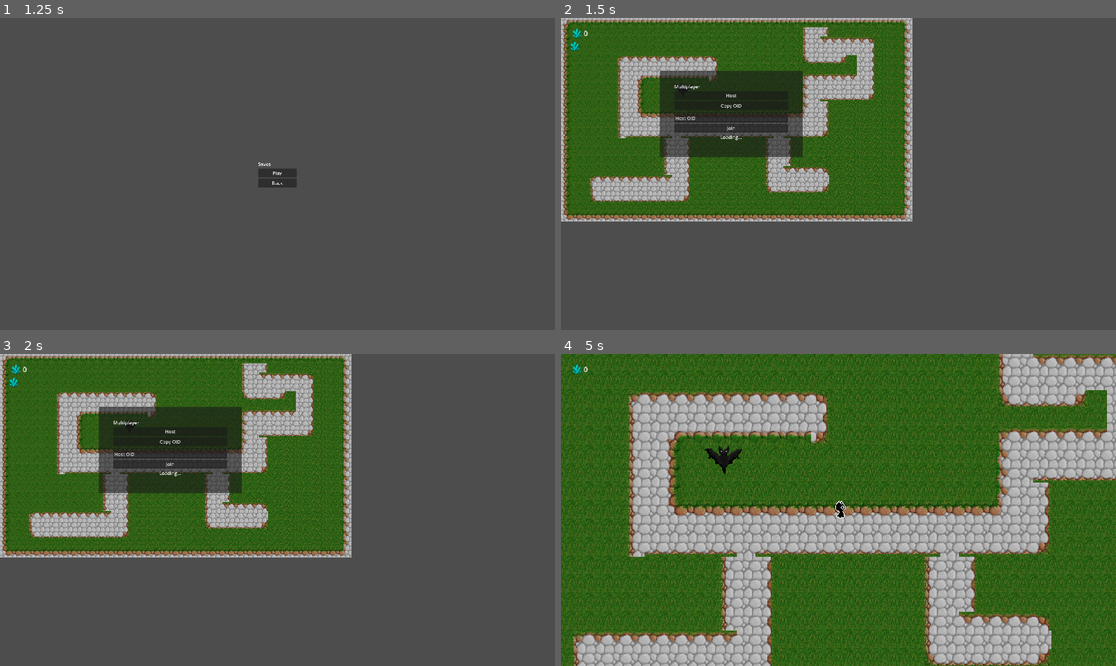
Above: before the commit, frames 1-4 (two rows, left to right).
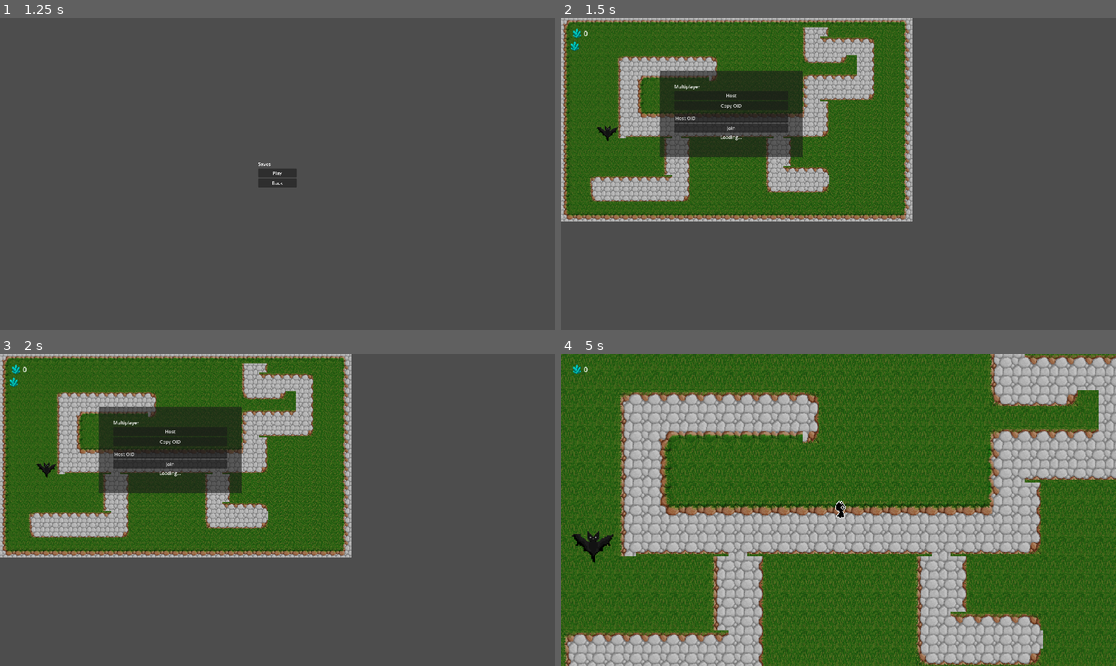
Above: after the commit, the same moments.

Repository: royalcaster/split-souls
Game: Godot game, scene res://scenes/ui/MainMenu.tscn
The game is run twice, just before and just after one commit, with the same random seed, the same clock (stepped at 60 frames per second) and the same inputs.
Inputs:
- Up to frame 1 (1.25 s): click "Play" at 0.5 s
- Up to frame 2 (1.5 s): click "Play" at 1.25 s
- Up to frame 3 (2 s): no input
- Up to frame 4 (5 s): click "Host" at 2 s; hold Right (move_right) 2.78-3.53 s; hold S (move_down) 3.53-4.28 s; hold Right (move_right) from 4.28 s (still down)

Frame 1 is identical in both runs. In frame 2, 0.1% of the frame differs, in the area x 6-24%, y 20-40%; in frame 3, less than 0.1%; in frame 4, 40%, in the area x 0-100%, y 0-100%.

Commit message:
Start implementation battle system
Gegner Bat verfolgt nur Spieler 1

Diff:
--- a/scenes/enemies/enemie_bat.tscn
+++ b/scenes/enemies/enemie_bat.tscn
@@ -39,6 +39,10 @@
 "speed": 5.0
 }]
 
+[sub_resource type="CapsuleShape2D" id="CapsuleShape2D_ayue0"]
+radius = 14.0
+height = 50.0
+
 [node name="EnemieBat" type="CharacterBody2D"]
 script = ExtResource("1_ayue0")
 
@@ -47,3 +51,7 @@
 scale = Vector2(2.25, 2.25)
 sprite_frames = SubResource("SpriteFrames_bepsl")
 animation = &"bat_movement"
+
+[node name="CollisionShape2D" type="CollisionShape2D" parent="."]
+position = Vector2(0, -4)
+shape = SubResource("CapsuleShape2D_ayue0")
--- a/scenes/game/Game.tscn
+++ b/scenes/game/Game.tscn
@@ -2418,6 +2418,7 @@
 spawn_path = NodePath("..")
 
 [node name="EnemieBat" parent="." instance=ExtResource("3_vrspl")]
+visible = false
 position = Vector2(410, 249)
 scale = Vector2(0.9, 0.9)
 
--- a/scenes/player/player_1.tscn
+++ b/scenes/player/player_1.tscn
@@ -17,7 +17,7 @@
 
 [sub_resource type="CapsuleShape2D" id="CapsuleShape2D_gok7g"]
 
-[node name="Player1" type="CharacterBody2D"]
+[node name="Player1" type="CharacterBody2D" groups=["players"]]
 collision_mask = 3
 script = ExtResource("1_hvohr")
 player_1_frames = ExtResource("2_hvohr")
--- a/src/Game.gd
+++ b/src/Game.gd
@@ -6,11 +6,12 @@
 @onready var tilemap = $MapContainer/TileMap
 const PLAYER = preload("res://scenes/player/player_1.tscn")
 const CRYSTAL = preload("res://scenes/game/Crystal.tscn")
+const ENEMY = preload("res://scenes/enemies/enemie_bat.tscn")
 
 var peer = ENetMultiplayerPeer.new()
 var players: Array[Player] = []
 
-# tile positions -> are multiplied by 16 later to get pixel positions
+# Tile-Koordinaten (werden mit 16 multipliziert)
 var crystal_positions: Array[Vector2] = [
 	Vector2(3, 6),
 	Vector2(5, 8),
@@ -18,11 +19,26 @@
 	Vector2(2, 8)
 ]
 
+var enemy_positions: Array[Vector2] = [
+	Vector2(10, 25),
+	Vector2(15, 22),
+	Vector2(20, 18)
+]
+
 func _ready():
 	spawn_crystal(0, crystal_positions[0])
+
+	if multiplayer.is_server():
+		spawn_enemy(0, enemy_positions[0])  # Nur der Server spawnt Gegner
+
 	$MultiplayerSpawner.spawn_function = add_player
 	await MultiplayerServer.noray_connected
-	oid_lbl.text = Noray.oid
+
+	var oid_node = get_node_or_null("Multiplayer/VBoxContainer/OID")
+	if oid_node:
+		oid_node.text = Noray.oid
+	else:
+		print("WARNUNG: Knoten 'OID' nicht gefunden!")
 
 func _process(delta):
 	if get_node_or_null("SettingsMenu") == null:
@@ -43,15 +59,18 @@
 	multiplayer.peer_connected.connect(
 		func(pid):
 			print("Peer " + str(pid) + " has joined the game!")
-			$MultiplayerSpawner.spawn(pid)
+			$MultiplayerSpawner.spawn(pid)  # spawn für jeden neuen Peer
 	)
+
+	# Spawn den Host-Player explizit nur hier einmal
 	$MultiplayerSpawner.spawn(multiplayer.get_unique_id())
+
 	multiplayer_ui.hide()
+
 
 func _on_join_pressed():
 	MultiplayerServer.join(oid_input.text)
 	multiplayer_ui.hide()
-
 
 func _on_copy_oid_pressed() -> void:
 	DisplayServer.clipboard_set(Noray.oid)
@@ -78,3 +97,15 @@
 	$Hud.update_crystal_score(value)
 	print("collected crystal")
 	spawn_crystal(value + 1, crystal_positions[value])
+
+func spawn_enemy(index: int, pos: Vector2):
+	if index < enemy_positions.size():
+		var enemy_instance = ENEMY.instantiate()
+		enemy_instance.global_position = pos * 16
+		add_child(enemy_instance)
+		print("Spawned enemy at tile ", pos)
+
+# Optional: spawnt alle Gegner direkt (z.B. bei Spielstart oder Wellen)
+func spawn_all_enemies():
+	for i in enemy_positions.size():
+		spawn_enemy(i, enemy_positions[i])
--- a/src/enemie_bat.gd
+++ b/src/enemie_bat.gd
@@ -1,15 +1,48 @@
 extends CharacterBody2D
 
-# Parameter für die Bewegung
-@export var amplitude: float = 50.0     # Wie weit die Fledermaus nach links/rechts fliegt
-@export var frequency: float = 0.2      # Wie schnell sie schwingt
-var start_position: Vector2             # Startpunkt merken
-var time_passed: float = 0.0            # Zeit für den Sinus
+# Sinusbewegung
+@export var amplitude: float = 50.0
+@export var frequency: float = 1.0
+
+# Spieler-Verfolgung
+@export var aggro_distance: float = 150.0
+@export var speed: float = 75.0
+
+var player: Node2D = null
+var start_position: Vector2
+var time_passed: float = 0.0
 
 func _ready():
 	start_position = global_position
-	$AnimatedSprite2D.play("bat_movement")
+
+	if $AnimatedSprite2D.sprite_frames.has_animation("bat_movement"):
+		$AnimatedSprite2D.play("bat_movement")
 
 func _process(delta):
-	time_passed += delta
-	global_position.x = start_position.x + sin(time_passed * frequency * TAU) * amplitude
+	# Falls Spieler noch nicht gefunden wurde, regelmäßig neu prüfen
+	if player == null:
+		player = get_tree().get_first_node_in_group("players")
+		if player != null:
+			print("✅ Spieler gefunden: ", player.name)
+
+func _physics_process(delta):
+	if not player:
+		return
+
+	var distance = global_position.distance_to(player.global_position)
+
+	if distance <= aggro_distance:
+		# Spieler verfolgen
+		var direction = (player.global_position - global_position).normalized()
+		velocity = direction * speed
+	else:
+		# Sinusbewegung nur in X-Richtung, vertikal stabil bleiben
+		time_passed += delta
+		var offset_x = sin(time_passed * frequency * TAU) * amplitude
+		var target_pos = Vector2(start_position.x + offset_x, start_position.y)
+		var direction = (target_pos - global_position).normalized()
+
+		# Geschwindigkeit proportional zum Abstand -> gleichmäßigeres Schwingen
+		velocity = direction * (global_position.distance_to(target_pos) * 1.5)
+
+	move_and_slide()
Not shown: 1 places in scenes/enemies/enemie_bat.tscn that only renumber resources
